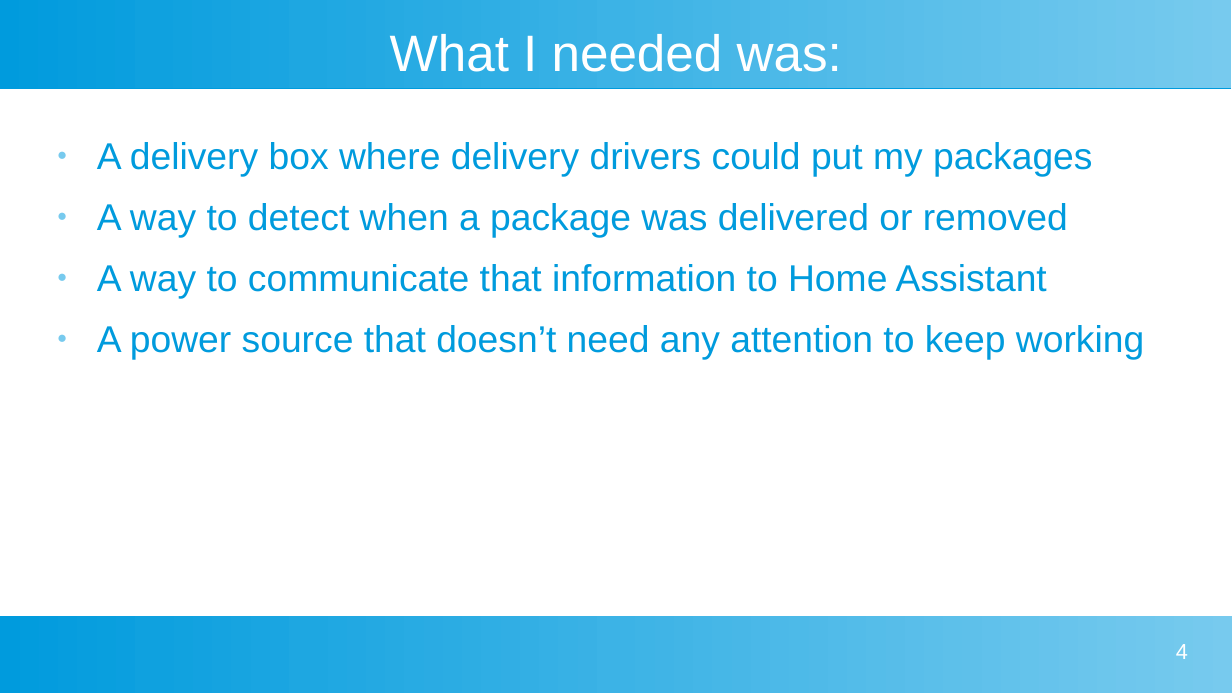
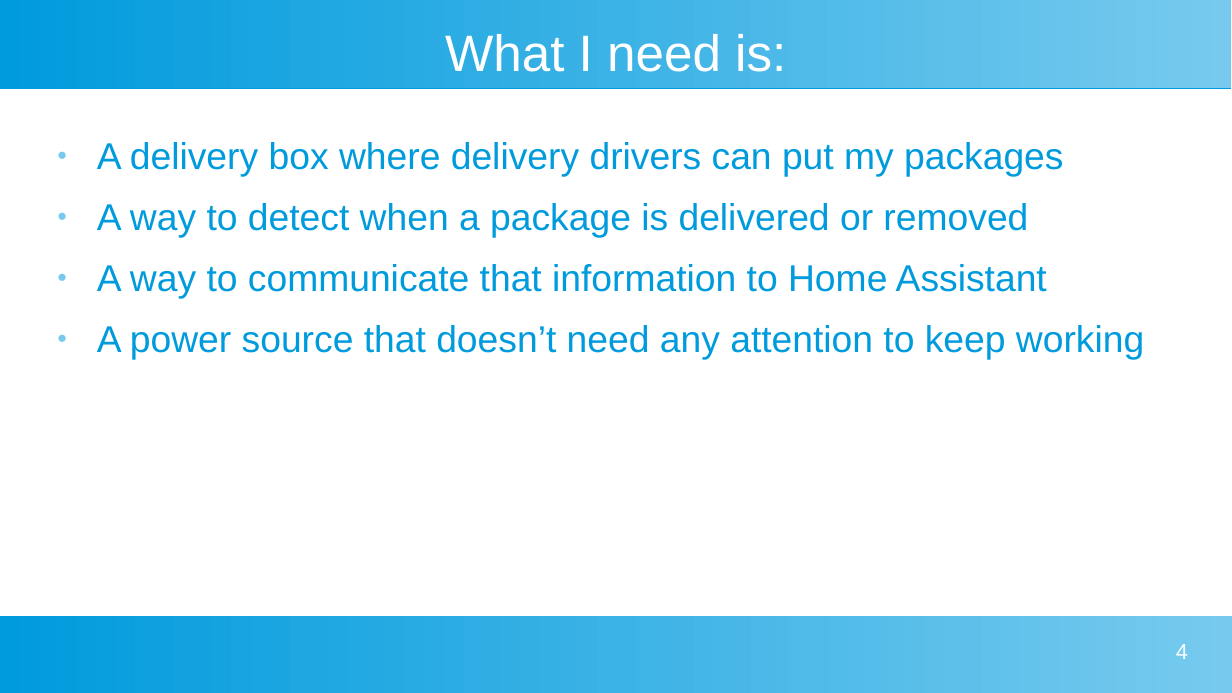
Before and after one commit to buteomont/Delivery-Box-Reporter-LoRa, a slide deck: slide 4 of resources/Presentation/Delivery Box Presentation.odp. Drawn at 1232x693 pixels with LibreOffice and Linux fonts; fonts in the diff are those of the drawing. Boxes give left, top, right and bottom in pixels: in the first picture for what was removed or moved away, otherwise in the second. Text is boxed around its words. In the diff, an @@ line names an element or a change of style, - is before the commit and + after.

```diff
--- a/resources/Presentation/Delivery Box Presentation.odp
+++ b/resources/Presentation/Delivery Box Presentation.odp
@@ title at [445, 34, 786, 72]: text changed @@
-What I needed was:
+What I need is:
@@ text at [97, 142, 1063, 238]: text changed @@
-● A delivery box where delivery drivers could put my packages
-● A way to detect when a package was delivered or removed
+● A delivery box where delivery drivers can put my packages
+● A way to detect when a package is delivered or removed
```
Also in this commit, not shown: 6 other slides changed, 1 slide added, 1 slide removed, 58 other files.
